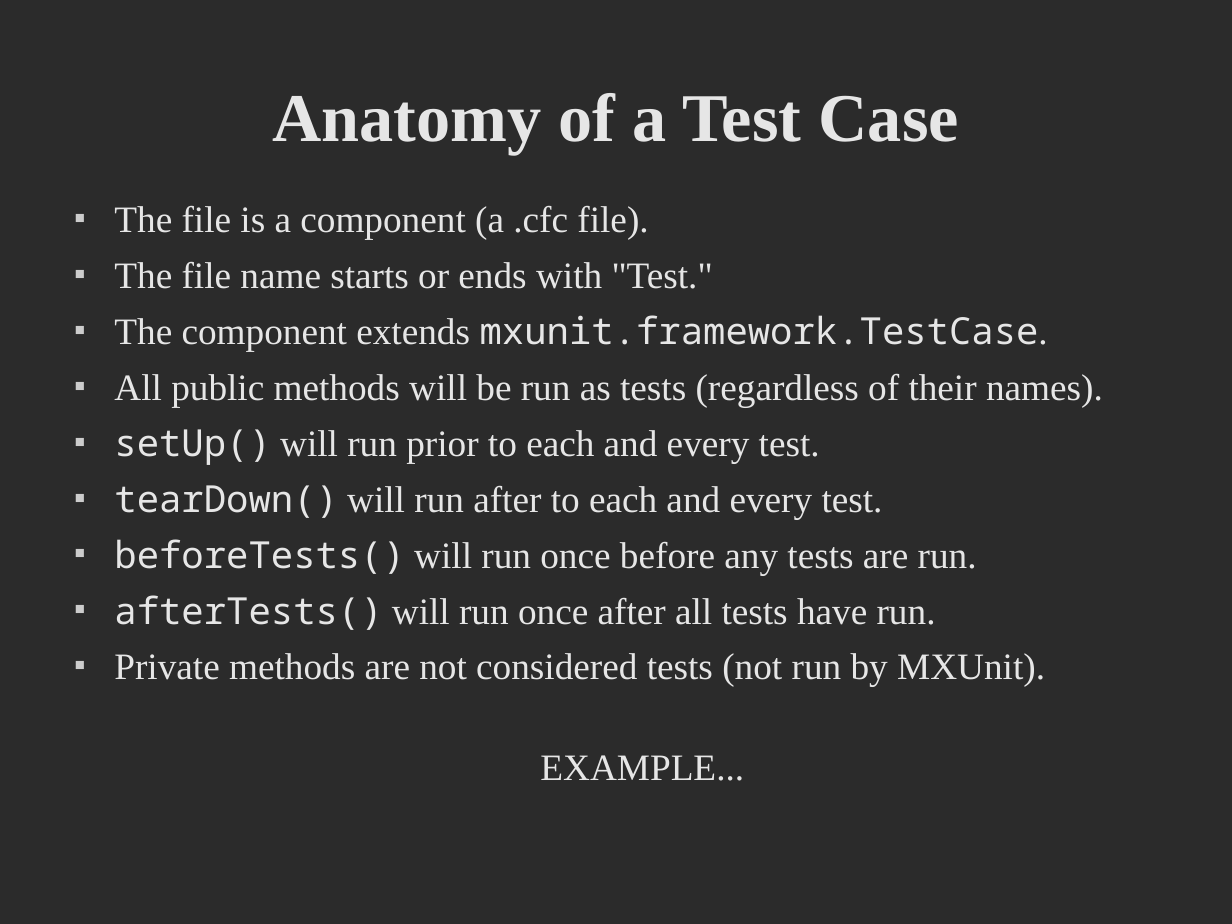
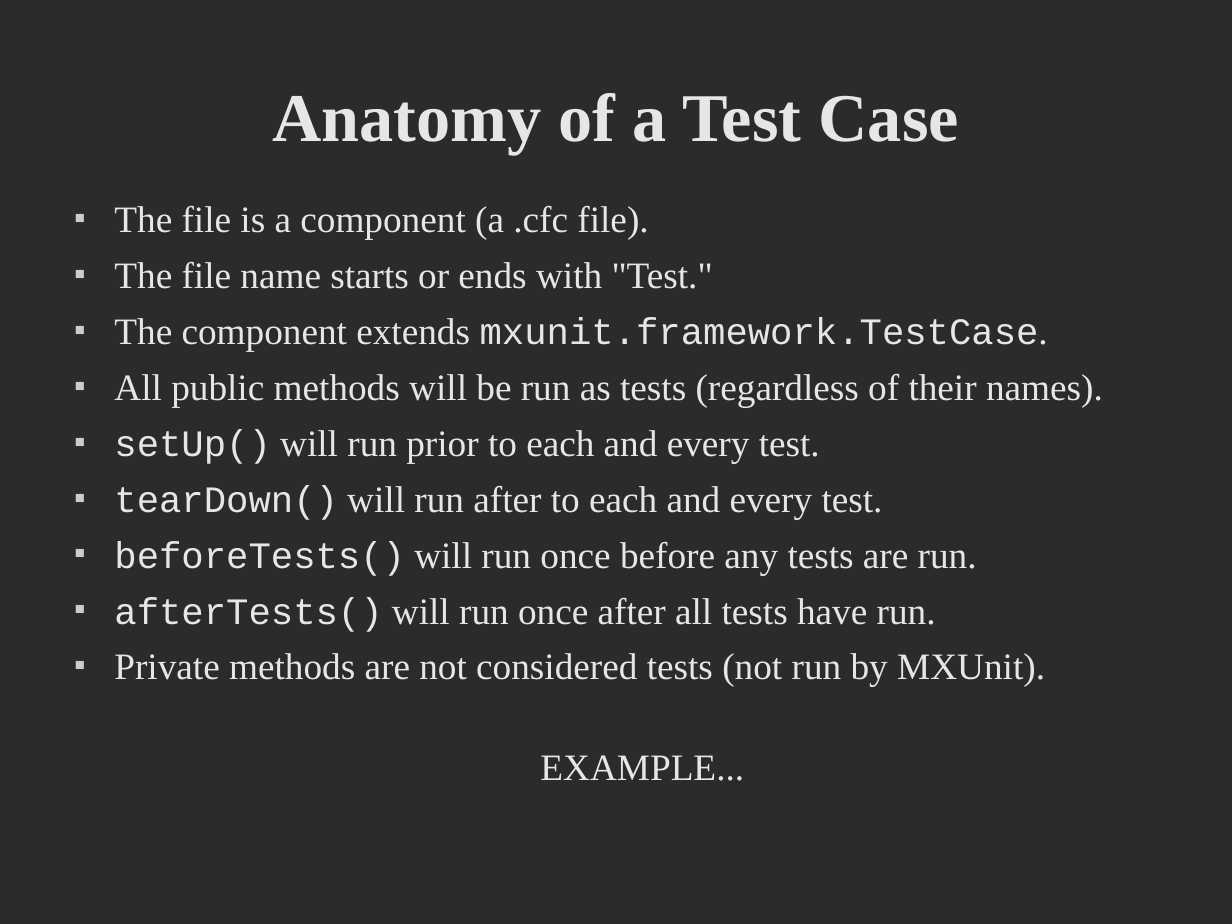
Before and after one commit to jamiekrug/cf-unit-testing-preso, a slide deck: slide 8 of slides/cf-unit-testing_cf-dev-week.odp. Drawn at 1232x924 pixels with LibreOffice and Linux fonts; fonts in the diff are those of the drawing; background and template pictures are left out; a plain dark background stands for a picture behind light text. Boxes give left, top, right and bottom in pixels: in the first picture for what was removed or moved away, otherwise in the second. Text is boxed around its words. In the diff, an @@ line names an element or a change of style, - is before the commit and + after.

Commit message:
Change slides to use more common fonts.

```diff
--- a/slides/cf-unit-testing_cf-dev-week.odp
+++ b/slides/cf-unit-testing_cf-dev-week.odp
@@ text at (114,318,1048,632): font Noto Sans Mono to Courier New in "mxunit.framework.TestCase.", "setUp()", "tearDown()", "beforeTests()" and 1 more places @@
```
Also in this commit, not shown: 9 other slides changed, 1 other file.
